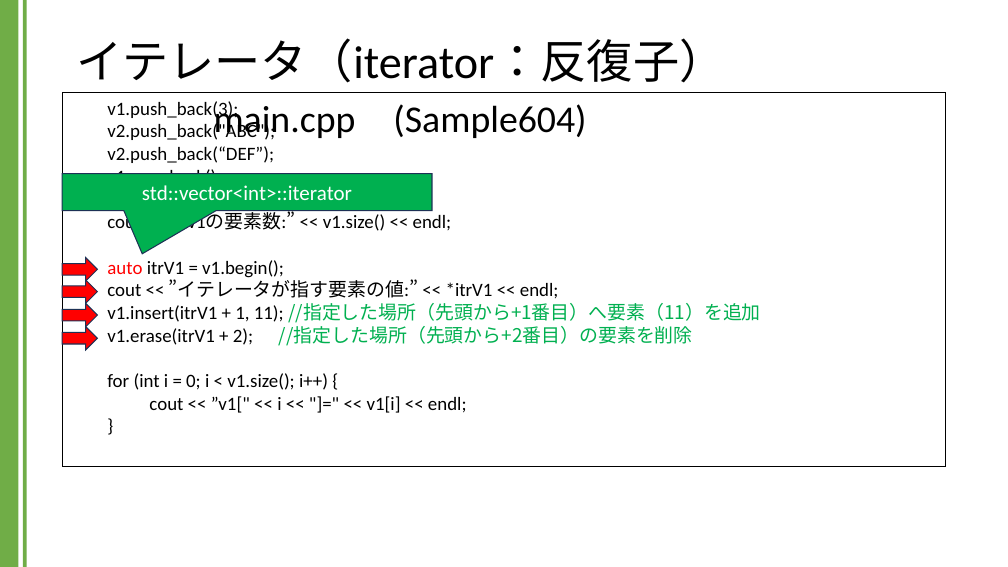
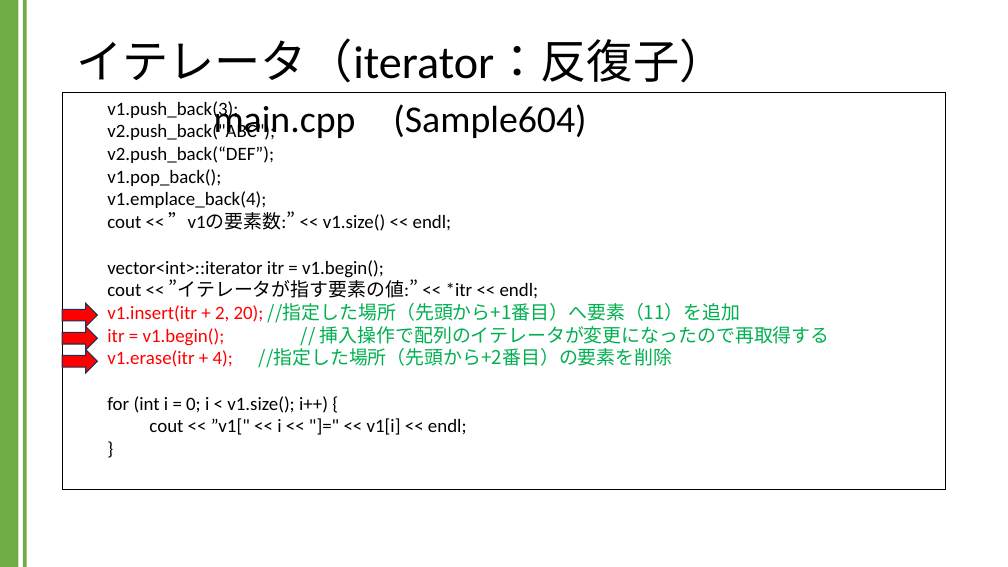
Before and after one commit to kic-murata/cpp2024, a slide deck: slide 24 of 授業資料/講義資料：Vectorクラス.pptx. Drawn at 1008x567 pixels with LibreOffice and Linux fonts; fonts in the diff are those of the drawing. Boxes give left, top, right and bottom in pixels: in the first picture for what was removed or moved away, otherwise in the second. Text is boxed around its words. In the diff, an @@ line names an element or a change of style, - is before the commit and + after.

```diff
--- a/授業資料/講義資料：Vectorクラス.pptx
+++ b/授業資料/講義資料：Vectorクラス.pptx
@@ rectangle "v1.push_back(3);": place and size @@
-rectangle "v1.push_back(3);" at (62,93,946,467)
+rectangle "v1.push_back(3);" at (62,93,946,490)
@@ speech box removed at (62,174,432,211) @@
-std::vector<int>::iterator
@@ right arrow removed at (62,258,98,281) @@
@@ text in rectangle at (107,260,830,368): text changed; text colour #000000 to #00B050 @@
-auto itrV1 = v1.begin();
-cout << ”イテレータが指す要素の値:” << *itrV1 << endl;
-v1.insert(itrV1 + 1, 11); //指定した場所（先頭から+1番目）へ要素（11）を追加
-v1.erase(itrV1 + 2); //指定した場所（先頭から+2番目）の要素を削除
+vector<int>::iterator itr = v1.begin();
+cout << ”イテレータが指す要素の値:” << *itr << endl;
+v1.insert(itr + 2, 20); //指定した場所（先頭から+1番目）へ要素（11）を追加
+itr = v1.begin(); // 挿入操作で配列のイテレータが変更になったので再取得する
+v1.erase(itr + 4); //指定した場所（先頭から+2番目）の要素を削除
@@ right arrow: place and size @@
-right arrow at (62,280,98,303)
+right arrow at (62,349,98,373)
```
Also in this commit, not shown: 3 other slides changed, 1 slide added, 1 slide removed.
